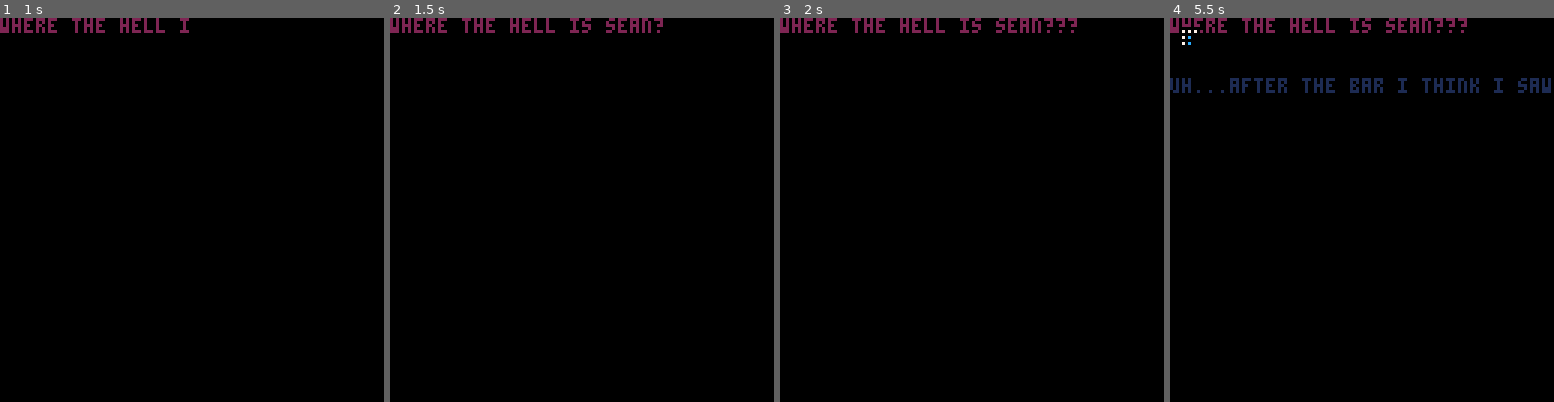
Above: before the commit, frames 1-4 (left to right).
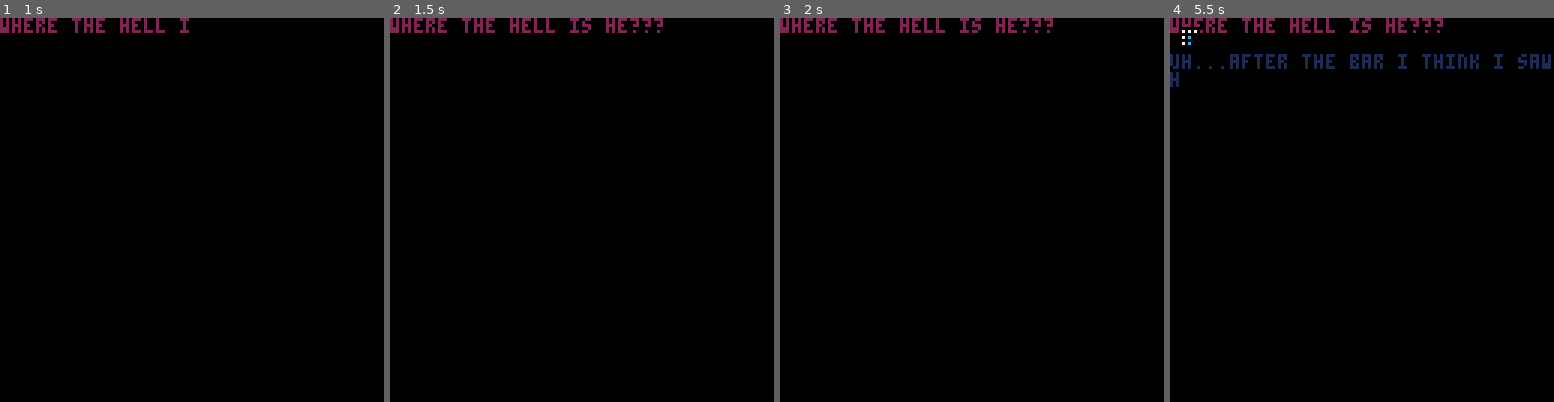
Above: after the commit, the same moments.

Repository: mccolgst/pico-8-cartridges
Game: PICO-8 cartridge sokomeng.p8
Same seed, same stepped clock (60 frames per second), same inputs: the game is played once before the commit and once after it.
Inputs:
- Up to frame 1 (1 s): tap X (X key) at 0.33 s
- Up to frame 2 (1.5 s): tap X (X key) at 1.07 s
- Up to frame 3 (2 s): hold Right from 1.6 s (still down); tap X (X key) at 1.85 s
- Up to frame 4 (5.5 s): release Right at 2.1 s; hold Up 2.15-2.42 s; hold Right 2.47-3.03 s; tap X (X key) at 2.97, 4.08, 5.2 s; hold Left 3.08-3.58 s; hold Down 3.63-3.97 s; hold Right 4.02-4.68 s; hold Up 4.73-5.03 s; hold Left from 5.08 s (still down)

Frame 1 is identical in both runs. In frame 2, 0.1% of the frame differs, in the area x 56-68%, y 0-4%; in frame 3, 0.2%; in frame 4, 3.1%, in the area x 0-100%, y 0-20%.

Commit message:
added ending

Diff:
--- a/sokomeng.p8
+++ b/sokomeng.p8
@@ -17,7 +17,9 @@
 filled_hole_spr = 8
 ground_spr = 4
 ladder_spr = 23
-
+sean_spr = 33
+
+game_ending = false
 scene = false
 
 t = 0
@@ -37,11 +39,15 @@
 function _init()
   --find adequate pos for player
   player.x, player.y = player_init_pos()
-  intro="where the hell is sean???"
+end
+
+function begin_game()
+  intro="where the hell is he???"
   intro=intro.."❎➡️➡️⬇️uh...❎after the bar i think i saw him take the last of the whiskey and head to the caves."
   intro=intro.."❎➡️➡️⬇️again?!❎➡️i can't do this anymore.❎➡️i'm taking these divorce papers  to him right now!"
 
   do_scene(intro,2)
+  --end_game()
 end
 
 function _update()
@@ -91,13 +97,10 @@
 end
 
 function _draw()
+  t+=1
   if scene then
-    t+=1
-  elseif not won() then
-    cls()
-    map(level_startx,0,0,0,16,16)
-    spr(player.sprite, (player.x*8)-(level_startx*8), player.y*8)
-  else
+
+  elseif won() then
     if t%7==0 then
       cls()
       if t%2==0 then
@@ -110,18 +113,27 @@
       print("you win!",50,40,t%16)
       print(":)",60,50,t%16)
     end
+  elseif not won() then
+    cls()
+    map(level_startx,0,0,0,16,16)
+    spr(player.sprite, (player.x*8)-(level_startx*8), player.y*8)
   end
 end
 
 function check_collide()
-  if solid(player.x+player.dx,
-           player.y+player.dy) then
+  local next_x = player.x+player.dx
+  local next_y = player.y+player.dy
+  if solid(next_x,
+           next_y) then
     player.dx=0
     player.dy=0
   end
-  if mget(player.x+player.dx,
-          player.y+player.dy) == ladder_spr then
+  s = mget(next_x, next_y)
+  if s == ladder_spr then
     next_level()
+  elseif s == sean_spr and not game_ending then
+    game_ending=true
+    end_game()
   end
 end
 
@@ -217,13 +229,13 @@
     char = sub(dialogue,c,c)
     if x>128 then
       x=0
-      y+=10
+      y+=6
     end
     if char == "❎" then
       wait(.7)
     elseif char == "➡️" then
       x=0
-      y+=10
+      y+=6
     elseif char == "⬇️" then
       col_ctr+=1
     else
@@ -242,6 +254,19 @@
   while time()<s_time+s do
   end
 end
+
+function end_game()
+  d = "oh my god... ❎he's...❎ dead.❎❎➡️wait, ❎there's a letter here...❎❎"
+  do_scene(d,0)
+  d = "⬇️to my beloved wife:❎➡️i'm sorry.❎ sorry for everything.❎➡️i've dragged you into the➡️darkness with my drinking."
+  d = d.."➡️❎the truth is...❎ i've been dying  for a while now.❎ i want a better life for you and our son.❎➡️➡️over the past few months,"
+  d = d.." i've➡️taken up another job and ➡️put that money to a trust fund.❎➡️i hope that it can begin to heal the pain that i've caused."
+  d = d.."➡️➡️❎i love you.➡️❎goodbye."
+
+  do_scene(d,0)
+end
+
+begin_game()
 __gfx__
 00000000555555551110111100000000555555551110111155499455552442555512215555111155000000000000000000000000000000000000000000000000
 000000005551155500000000000000005555555500000000549ff945524994255124421551100115000000000000000000000000000000000000000000000000
@@ -259,14 +284,14 @@
 0000000055eeee5555eee555555eee550030030000000000000000000444444000eeee0000eeee00000000000000000000000000000000000000000000000000
 000000005eeeeee55eeeee5555eeeee5111011311100111110101111040000400eeeeee00eeeeee0000000000000000000000000000000000000000000000000
 00000000555775555575755555575755111011111110111111101110000000000007700000077000000000000000000000000000000000000000000000000000
-00000000000660000000000000000000111011111155555111111115000000000000000000000000000000000000000000000000000000000000000000000000
-000000000006d0000000000000000000000000000000555000000005000000000000000000000000000000000000000000000000000000000000000000000000
-00000000011002000000000000000000111111011111110111111105000000000000000000000000000000000000000000000000000000000000000000000000
-00000000000122d40000000000000000111111011111110111111105000000000000000000000000000000000000000000000000000000000000000000000000
-00000000011122440000000000000000111111011111110111111155000000000000000000000000000000000000000000000000000000000000000000000000
-00000000010002000000000000000000000000000000000000000055000000000000000000000000000000000000000000000000000000000000000000000000
-000000000000d0000000000000000000111011151110111111101115000000000000000000000000000000000000000000000000000000000000000000000000
-00000000000000000000000000000000115511551110111111101111000000000000000000000000000000000000000000000000000000000000000000000000
+00000000555555550000000000000000111011111155555111111115000000000000000000000000000000000000000000000000000000000000000000000000
+000000005155ff550000000000000000000000000000555000000005000000000000000000000000000000000000000000000000000000000000000000000000
+00000000515585550000000000000000111111011111110111111105000000000000000000000000000000000000000000000000000000000000000000000000
+00000000511884450000000000000000111111011111110111111105000000000000000000000000000000000000000000000000000000000000000000000000
+0000000055188f450000000000000000111111011111110111111155000000000000000000000000000000000000000000000000000000000000000000000000
+0000000055158ccc0000000000000000000000000000000000000055000000000000000000000000000000000000000000000000000000000000000000000000
+000000005115f5cc0000000000000000111011151110111111101115000000000000000000000000000000000000000000000000000000000000000000000000
+0000000055555f550000000000000000115511551110111111101111000000000000000000000000000000000000000000000000000000000000000000000000
 00000000000000000000000000000000000000000000000000000000000000000000000000000000000000000000000000000000000000000000000000000000
 00000000000000000000000000000000000000000000000000000000000000000000000000000000000000000000000000000000000000000000000000000000
 00000000000000000000000000000000000000000000000000000000000000000000000000000000000000000000000000000000000000000000000000000000
@@ -372,168 +397,168 @@
 00000000000000000000000000000000000000000000000000000000000000000000000000000000000000000000000000000000000000000000000000000000
 00000000000000000000000000000000000000000000000000000000000000000000000000000000000000000000000020000000200000000000000000000000
 __gff__
-0000010002010000000100000000000000000000010101000000000000000000000000000101010000000000000000000000000000000000000000000000000000000000000000000000000000000000000000000000000000000000000000000000000000000000000000000000000000000000000000000000000000000000
+0000010002010000000100000000000000000000010101040000000000000000000400000101010000000000000000000000000000000000000000000000000000000000000000000000000000000000000000000000000000000000000000000000000000000000000000000000000000000000000000000000000000000000
 0000000000000000000000000000000000000000000000000000000000000000000000000000000000000000000000000000000000000000000000000000000000000000000000000000000000000000000000000000000000000000000000000000000000000000000000000000000000000000000000000000000000000000
 __map__
-0215021502021602020202021502020202160215020215020202020202020202030505000000000000000000000000000000000000000000000000000000000000000000000000000000000000000000000000000000000000000000000000000000000000000000000000000000000000000000000000000000000000000000
-0202160215020202021602141502020202020216160202152402021514152402030505000000000000000000000000000000000000000000000000000000000000000000000000000000000000000000000000000000000000000000000000000000000000000000000000000000000000000000000000000000000000000000
-0216021415020216150202021502160215040404040404040404040404040402030505000000000000000000000000000000000000000000000000000000000000000000000000000000000000000000000000000000000000000000000000000000000000000000000000000000000000000000000000000000000000000000
-0202020215021602020216020202020202040405160206040404040404040405030505050000000000000000000000000000000000000000000000000000000000000000000000000000000000000000000000000000000000000000000000000000000000000000000000000000000000000000000000000000000000000000
-0202160202022402150224021602020226040402021604150225020616150415030505050505050000000000000000000000000000000000000000000000000000000000000000000000000000000000000000000000000000000000000000000000000000000000000000000000000000000000000000000000000000000000
-1602040405140404040404040404150216040415041404042402160405260402030505050505050000000000000000000000000000000000000000000000000000000000000000000000000000000000000000000000000000000000000000000000000000000000000000000000000000000000000000000000000000000000
-0202040415040404040906040604020202040404040404040406040402150402030505050505050000000000000000000000000000000000000000000000000000000000000000000000000000000000000000000000000000000000000000000000000000000000000000000000000000000000000000000000000000000000
-1526040424040404040404060405021515040404040404040404040402020405030505050505050000000000000000000000000000000000000000000000000000000000000000000000000000000000000000000000000000000000000000000000000000000000000000000000000000000000000000000000000000000000
-0215040406040425160409040415020214040404040404040604060405160402030505050505050000000000000000000000000000000000000000000000000000000000000000000000000000000000000000000000000000000000000000000000000000000000000000000000000000000000000000000000000000000000
-0216040404040405140215162502020226040525040406251525160402150916030505050505050000000000000000000000000000000000000000000000000000000000000000000000000000000000000000000000000000000000000000000000000000000000000000000000000000000000000000000000000000000000
-0214040409040402150216020215151602040202160404050202150414150902030505050500000000000000000000000000000000000000000000000000000000000000000000000000000000000000000000000000000000000000000000000000000000000000000000000000000000000000000000000000000000000000
-0202040209020402160202151615020226040214020404040502260402150905030505050500000000000000000000000000000000000000000000000000000000000000000000000000000000000000000000000000000000000000000000000000000000000000000000000000000000000000000000000000000000000000
-0202250217021516020202020202150215040502160204040224240402020914030505050500000000000000000000000000000000000000000000000000000000000000000000000000000000000000000000000000000000000000000000000000000000000000000000000000000000000000000000000000000000000000
-0202021602150215020216021514150202040404040404040404040414150902030505050500000000000000000000000000000000000000000000000000000000000000000000000000000000000000000000000000000000000000000000000000000000000000000000000000000000000000000000000000000000000000
-0202020202020202150202021602150202250215021602251502160202150902030505050500000000000000000000000000000000000000000000000000000000000000000000000000000000000000000000000000000000000000000000000000000000000000000000000000000000000000000000000000000000000000
-0202020202160214150202020202020202020202021502020202150202151702030505050500000000000000000000000000000000000000000000000000000000000000000000000000000000000000000000000000000000000000000000000000000000000000000000000000000000000000000000000000000000000000
-0505050505050505050505050505050505050505050505050505050505050505030505050500000000000000000000000000000000000000000000000000000000000000000000000000000000000000000000000000000000000000000000000000000000000000000000000000000000000000000000000000000000000000
-0005050505050505050505050500000000000005050505050505050000000000000000050500000000000000000000000000000000000000000000000000000000000000000000000000000000000000000000000000000000000000000000000000000000000000000000000000000000000000000000000000000000000000
-0005050505050505050505050500000000000005050505050505050000000000000000000000000000000000000000000000000000000000000000000000000000000000000000000000000000000000000000000000000000000000000000000000000000000000000000000000000000000000000000000000000000000000
-0000000000000000000000000000000000000000000000000000000000000000000000000000000000000000000000000000000000000000000000000000000000000000000000000000000000000000000000000000000000000000000000000000000000000000000000000000000000000000000000000000000000000000
-0000000000000000000000000000000000000000000000000000000000000000000000000000000000000000000000000000000000000000000000000000000000000000000000000000000000000000000000000000000000000000000000000000000000000000000000000000000000000000000000000000000000000000
-0000000000000000000000000000000000000000000000000000000000000000000000000000000000000000000000000000000000000000000000000000000000000000000000000000000000000000000000000000000000000000000000000000000000000000000000000000000000000000000000000000000000000000
-0000000000000000000000000000000000000000000000000000000000000000000000000000000000000000000000000000000000000000000000000000000000000000000000000000000000000000000000000000000000000000000000000000000000000000000000000000000000000000000000000000000000000000
-0000000000000000000000000000000000000000000000000000000000000000000000000000000000000000000000000000000000000000000000000000000000000000000000000000000000000000000000000000000000000000000000000000000000000000000000000000000000000000000000000000000000000000
-0000000000000000000000000000000000000000000000000000000000000000000000000000000000000000000000000000000000000000000000000000000000000000000000000000000000000000000000000000000000000000000000000000000000000000000000000000000000000000000000000000000000000000
-0000000000000000000000000000000000000000000000000000000000000000000000000000000000000000000000000000000000000000000000000000000000000000000000000000000000000000000000000000000000000000000000000000000000000000000000000000000000000000000000000000000000000000
-0000000000000000000000000000000000000000000000000000000000000000000000000000000000000000000000000000000000000000000000000000000000000000000000000000000000000000000000000000000000000000000000000000000000000000000000000000000000000000000000000000000000000000
-0000000000000000000000000000000000000000000000000000000000000000000000000000000000000000000000000000000000000000000000000000000000000000000000000000000000000000000000000000000000000000000000000000000000000000000000000000000000000000000000000000000000000000
-0000000000000000000000000000000000000000000000000000000000000000000000000000000000000000000000000000000000000000000000000000000000000000000000000000000000000000000000000000000000000000000000000000000000000000000000000000000000000000000000000000000000000000
-0000000000000000000000000000000000000000000000000000000000000000000000000000000000000000000000000000000000000000000000000000000000000000000000000000000000000000000000000000000000000000000000000000000000000000000000000000000000000000000000000000000000000000
-0000000000000000000000000000000000000000000000000000000000000000000000000000000000000000000000000000000000000000000000000000000000000000000000000000000000000000000000000000000000000000000000000000000000000000000000000000000000000000000000000000000000000000
-0000000000000000000000000000000000000000000000000000000000000000000000000000000000000000000000000000000000000000000000000000000000000000000000000000000000000000000000000000000000000000000000000000000000000000000000000000000000000000000000000000000000000000
-…(130 lines of a section not shown)…
+0215021502021602020202021502020202160215020215020202020202020202030303030303000000000000000000000000000000000000000000000000000000000000000000000000000000000000000000000000000000000000000000000000000000000000000000000000000000000000000000000000000000000000
+0202160215020202021602141502020202020216160202152402021514152402030303030000000000000000000000000000000000000000000000000000000000000000000000000000000000000000000000000000000000000000000000000000000000000000000000000000000000000000000000000000000000000000
+0216021415020216150202021502160215040404040404040404040404040402030303000000000000000000000000000000000000000000000000000000000000000000000000000000000000000000000000000000000000000000000000000000000000000000000000000000000000000000000000000000000000000000
+0202020215021602020216020202020202040405160206040404040404040405030303000000000000000000000000000000000000000000000000000000000000000000000000000000000000000000000000000000000000000000000000000000000000000000000000000000000000000000000000000000000000000000
+0202160202022402150224021602020226040402021604150225020616150415030303000000000000000000000000000000000000000000000000000000000000000000000000000000000000000000000000000000000000000000000000000000000000000000000000000000000000000000000000000000000000000000
+1602040405140404040404040404150216040415041404042402160405260402030303000000000000000000000000000000000000000000000000000000000000000000000000000000000000000000000000000000000000000000000000000000000000000000000000000000000000000000000000000000000000000000
+0202040415040404040906040604020202040404040404040406040402150402030300000000000000000000000000000000000000000000000000000000000000000000000000000000000000000000000000000000000000000000000000000000000000000000000000000000000000000000000000000000000000000000
+1526040424040404040404060405021515040404040404040404040402020405030300000000000000000000000000000000000000000000000000000000000000000000000000000000000000000000000000000000000000000000000000000000000000000000000000000000000000000000000000000000000000000000
+0215040406040425160409040415020214040404040404040404040405160402030300000000000000000000000000000000000000000000000000000000000000000000000000000000000000000000000000000000000000000000000000000000000000000000000000000000000000000000000000000000000000000000
+0216040404040405140215162502020226040525040406251525160402150916030303000000000000000000000000000000000000000000000000000000000000000000000000000000000000000000000000000000000000000000000000000000000000000000000000000000000000000000000000000000000000000000
+0214040409040402150216020215151602040202160404050202150414150902030300000000000000000000000000000000000000000000000000000000000000000000000000000000000000000000000000000000000000000000000000000000000000000000000000000000000000000000000000000000000000000000
+0202040209020402160202151615020226040214020404040502260402150905030300000000000000000000000000000000000000000000000000000000000000000000000000000000000000000000000000000000000000000000000000000000000000000000000000000000000000000000000000000000000000000000
+0202250217021516020202020202150215040502160204040224240402020914030300000000000000000000000000000000000000000000000000000000000000000000000000000000000000000000000000000000000000000000000000000000000000000000000000000000000000000000000000000000000000000000
+0202021602150215020216021514150202040404040404040404040414150402030303030303000000000000000000000000000000000000000000000000000000000000000000000000000000000000000000000000000000000000000000000000000000000000000000000000000000000000000000000000000000000000
+0202020202020202150202021602150202250215021602251502160202150402030303030303000000000000000000000000000000000000000000000000000000000000000000000000000000000000000000000000000000000000000000000000000000000000000000000000000000000000000000000000000000000000
+0202020202160214150202020202020202020202021502020202150202152102030303030300000000000000000000000000000000000000000000000000000000000000000000000000000000000000000000000000000000000000000000000000000000000000000000000000000000000000000000000000000000000000
+0505050505050505050505050505050505050505050505050505050505050505030303030300000000000000000000000000000000000000000000000000000000000000000000000000000000000000000000000000000000000000000000000000000000000000000000000000000000000000000000000000000000000000
+0005050505050505050505050500000000000303030000000000000000030000000003030300000000000000000000000000000000000000000000000000000000000000000000000000000000000000000000000000000000000000000000000000000000000000000000000000000000000000000000000000000000000000
+0005050505050505050505050500000000000303030000000000000000030000000000000000000000000000000000000000000000000000000000000000000000000000000000000000000000000000000000000000000000000000000000000000000000000000000000000000000000000000000000000000000000000000
+0000000000000000000000000000000000000303000000000000000003000000000000000000000000000000000000000000000000000000000000000000000000000000000000000000000000000000000000000000000000000000000000000000000000000000000000000000000000000000000000000000000000000000
+0000000000000000000000000000000000000303000000000000000303000000000000000000000000000000000000000000000000000000000000000000000000000000000000000000000000000000000000000000000000000000000000000000000000000000000000000000000000000000000000000000000000000000
+0000000000000000000000000000000000000303000000000000000300000000000000000000000000000000000000000000000000000000000000000000000000000000000000000000000000000000000000000000000000000000000000000000000000000000000000000000000000000000000000000000000000000000
+0000000000000000000000000000000000000303000000000000000000000000000000000000000000000000000000000000000000000000000000000000000000000000000000000000000000000000000000000000000000000000000000000000000000000000000000000000000000000000000000000000000000000000
+0000000000000000000000000000000000000300000000000000000000000000000000000000000000000000000000000000000000000000000000000000000000000000000000000000000000000000000000000000000000000000000000000000000000000000000000000000000000000000000000000000000000000000
+0000000000000000000000000000000000000300000000000000000000000000000000000000000000000000000000000000000000000000000000000000000000000000000000000000000000000000000000000000000000000000000000000000000000000000000000000000000000000000000000000000000000000000
+0000000000000000000000000000000000000300000000000000000000000000000000000000000000000000000000000000000000000000000000000000000000000000000000000000000000000000000000000000000000000000000000000000000000000000000000000000000000000000000000000000000000000000
+0000000000000000000000000000000000000000000000000000000000000000000000000000000000000000000000000000000000000000000000000000000000000000000000000000000000000000000000000000000000000000000000000000000000000000000000000000000000000000000000000000000000000000
+0000000000000000000000000000000000000000000000000000000000000000000000000000000000000000000000000000000000000000000000000000000000000000000000000000000000000000000000000000000000000000000000000000000000000000000000000000000000000000000000000000000000000000
+0000000000000000000000000000000000000000000000000000000000000000000000000000000000000000000000000000000000000000000000000000000000000000000000000000000000000000000000000000000000000000000000000000000000000000000000000000000000000000000000000000000000000000
+0000000000000000000000000000000000000000000000000000000000000000000000000000000000000000000000000000000000000000000000000000000000000000000000000000000000000000000000000000000000000000000000000000000000000000000000000000000000000000000000000000000000000000
+0000000000000000000000000000000000000000000000000000000000000000000000000000000000000000000000000000000000000000000000000000000000000000000000000000000000000000000000000000000000000000000000000000000000000000000000000000000000000000000000000000000000000000
+0000000000000000000000000000000000000000000000000000000000000000000000000000000000000000000000000000000000000000000000000000000000000000000000000000000000000000000000000000000000000000000000000000000000000000000000000000000000000000000000000000000000000000
+…(130 lines of a section not shown)…
